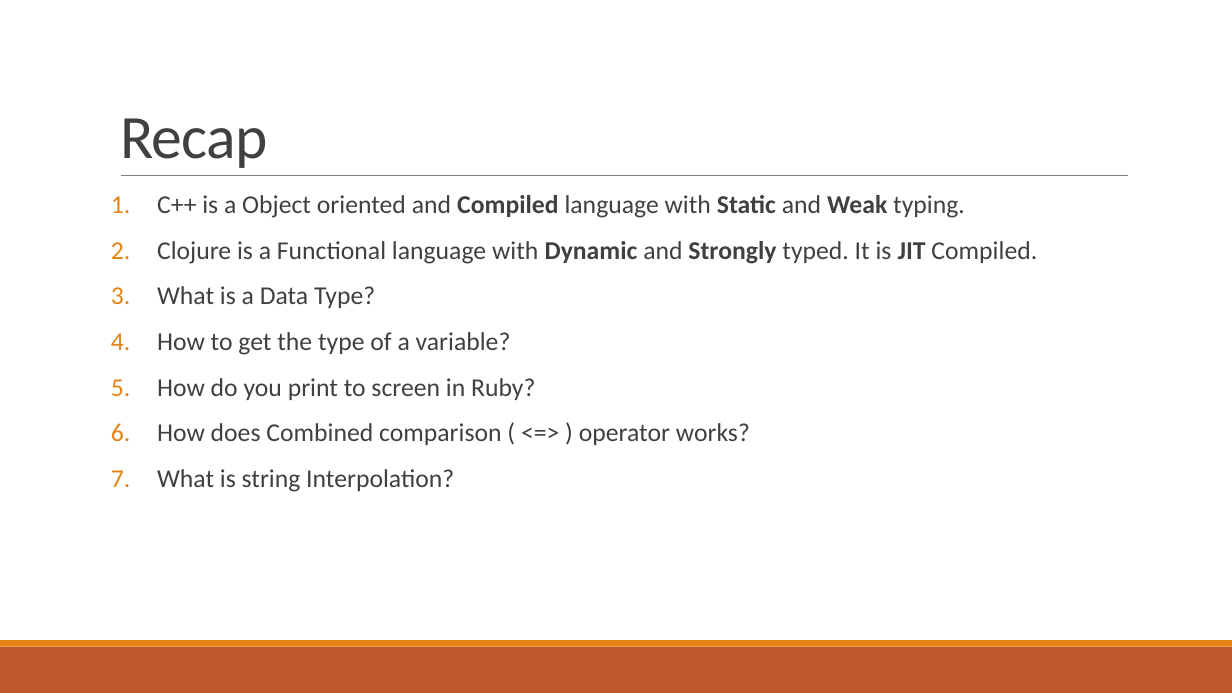
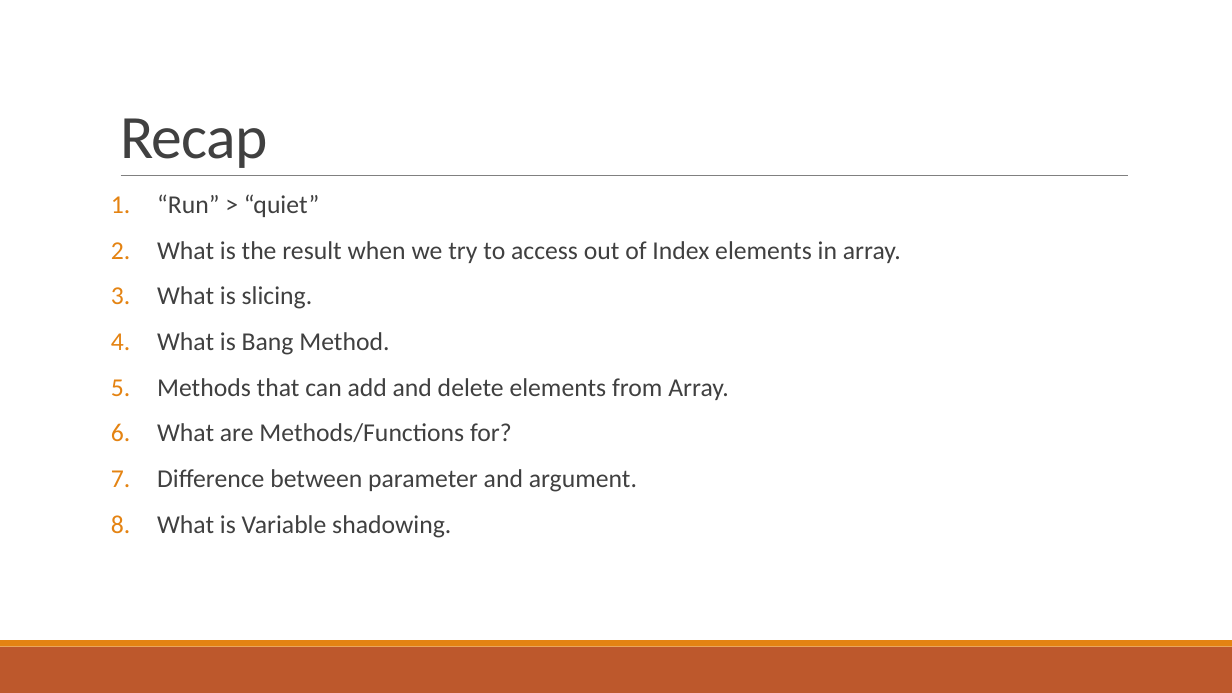
Before and after one commit to pawan9489/TeachingRuby, a slide deck: slide 2 of Presentations/Session3-Functions&FlowControl.pptx. Drawn at 1232x693 pixels with LibreOffice and Linux fonts; fonts in the diff are those of the drawing. Boxes give left, top, right and bottom in pixels: in the first picture for what was removed or moved away, otherwise in the second. Text is boxed around its words. In the diff, an @@ line names an element or a change of style, - is before the commit and + after.

```diff
--- a/Presentations/Session3-Functions&FlowControl.pptx
+++ b/Presentations/Session3-Functions&FlowControl.pptx
@@ text at box(157, 194, 901, 538): text changed @@
-1. C++ is a Object oriented and Compiled language with Static and Weak typing.
-2. Clojure is a Functional language with Dynamic and Strongly typed. It is JIT Compiled.
-3. What is a Data Type?
-4. How to get the type of a variable?
-5. How do you print to screen in Ruby?
-6. How does Combined comparison ( <=> ) operator works?
-7. What is string Interpolation?
+1. “Run” > “quiet”
+2. What is the result when we try to access out of Index elements in array.
+3. What is slicing.
+4. What is Bang Method.
+5. Methods that can add and delete elements from Array.
+6. What are Methods/Functions for?
+7. Difference between parameter and argument.
+8. What is Variable shadowing.
```
Also in this commit, not shown: 16 other files.
